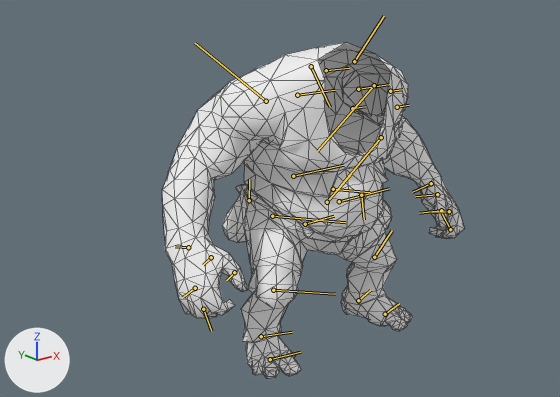
What one commit did to the glTF model assets/heroes/alchemist/models/hero.glb.
Camera for both pictures: a 50 mm lens placed at (-6.71, -7.79, 5.12), pointed at (-1.01, -0.67, 2.27). Lighting does not change. The marker at lower left points along +X, +Y and +Z. The first picture is the older version. The bones that change, and the others that lie on the model, are drawn over the model as lines. Mesh edges are drawn as thin lines.

Names of what the first picture shows: 'alchemist.001'.
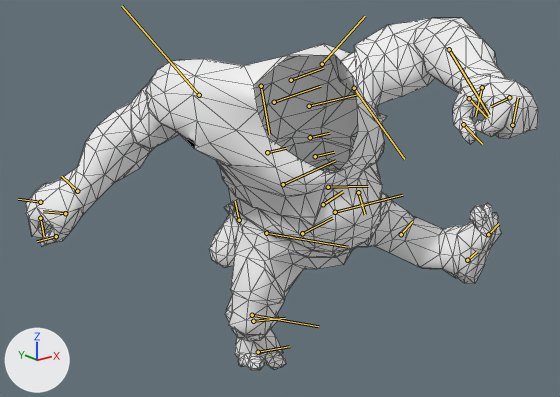
The newer file adds an action. The first version stands in its rest pose; the second is drawn at frame 36 of the action 'taunt_happy_bounce_loadout'.

What differs and where, as boxes [x1, y1, x2, y2] in the pictures (560 x 397 px):
'alchemist.001', posed (69% wider)
    before: [162, 42, 465, 378]
    after: [26, 18, 538, 370]
bone 'root', root to tip
    before: (305, 224) to (334, 216)
    after: (302, 233) to (332, 218)
bone 'ogre_bag_R_side8_0', root to tip
    before: (249, 200) to (249, 179)
    after: (239, 220) to (235, 201)
bone 'spine2', root to tip
    before: (297, 95) to (335, 90)
    after: (274, 102) to (320, 86)
bone 'spine3', root to tip
    before: (326, 70) to (349, 68)
    after: (291, 80) to (323, 68)
bone 'clavicle_R', root to tip
    before: (311, 66) to (330, 107)
    after: (261, 86) to (269, 134)
bone 'bicep_R', root to tip
    before: (266, 101) to (195, 43)
    after: (199, 95) to (122, 6)
bone 'wrist_R', root to tip
    before: (188, 247) to (175, 246)
    after: (77, 191) to (61, 176)
bone 'Index_0_R', root to tip
    before: (195, 288) to (182, 297)
    after: (40, 202) to (18, 199)
bone 'Index_1_R', root to tip
    before: (203, 309) to (211, 331)
    after: (40, 218) to (44, 236)
bone 'Thumb_0_R', root to tip
    before: (211, 257) to (203, 265)
    after: (65, 213) to (43, 211)
bone 'Thumb_1_R', root to tip
    before: (234, 272) to (226, 280)
    after: (56, 236) to (37, 241)
bone 'clavicle_L', root to tip
    before: (354, 61) to (384, 16)
    after: (322, 64) to (365, 16)
bone 'bicep_L', root to tip
    before: (374, 85) to (317, 151)
    after: (354, 88) to (404, 159)
bone 'elbow_L', root to tip
    before: (381, 137) to (339, 187)
    after: (449, 49) to (489, 115)
bone 'wrist_L', root to tip
    before: (431, 183) to (412, 192)
    after: (482, 87) to (475, 116)
bone 'Thumb_0_L', root to tip
    before: (437, 194) to (415, 196)
    after: (469, 98) to (487, 118)
bone 'Index_0_L', root to tip
    before: (449, 211) to (432, 212)
    after: (509, 97) to (491, 106)
bone 'Index_1_L', root to tip
    before: (450, 229) to (442, 213)
    after: (512, 125) to (518, 97)
bone 'stomach9_0', root to tip
    before: (339, 201) to (389, 188)
    after: (335, 212) to (402, 195)
bone 'thigh_L', root to tip
    before: (327, 202) to (351, 173)
    after: (323, 204) to (343, 191)
bone 'knee_L', root to tip
    before: (374, 257) to (392, 230)
    after: (401, 234) to (412, 221)
bone 'ankle_L', root to tip
    before: (358, 300) to (370, 290)
    after: (467, 260) to (477, 251)
bone 'toeBase_L', root to tip
    before: (385, 314) to (399, 303)
    after: (488, 234) to (499, 223)
bone 'thigh_R', root to tip
    before: (272, 216) to (345, 222)
    after: (266, 233) to (348, 247)
bone 'knee_R', root to tip
    before: (273, 290) to (335, 294)
    after: (252, 315) to (318, 326)
bone 'ankle_R', root to tip
    before: (261, 336) to (292, 332)
    after: (253, 321) to (285, 318)
bone 'toeBase_R', root to tip
    before: (270, 359) to (300, 352)
    after: (258, 352) to (289, 346)

The change in detail:
Bone 'root' (bone_root) moves from (0.0, 0.0, 0.0) to (0.52, -0.48, 0.11).
Bone 'root' (bone_root) turns from (0, 0, 0) to (10, 0, 2) degrees about its own x, y and z.
Bone 'ogre_bag_R_side8_0' (bone_ogre_bag_r_side8_0) turns from (0, 0, 0) to (13, 11, 0) degrees about its own x, y and z.
Bone 'spine2' (bone_spine2) moves from (0.0, 0.0, 0.0) to (-0.01, -0.02, -0.01).
Bone 'spine2' (bone_spine2) turns from (0, 0, 0) to (-4, -1, -11) degrees about its own x, y and z.
Bone 'spine3' (bone_spine3) turns from (0, 0, 0) to (9, 0, -12) degrees about its own x, y and z.
Bone 'clavicle_R' (bone_clavicle_r) turns from (0, 0, 0) to (3, 8, 41) degrees about its own x, y and z.
Bone 'bicep_R' (bone_bicep_r) turns from (0, 0, 0) to (-15, -14, 21) degrees about its own x, y and z.
Bone 'wrist_R' (bone_wrist_r) turns from (0, 0, 0) to (21, -38, -34) degrees about its own x, y and z.
Bone 'Index_0_R' (bone_index_0_r) turns from (0, 0, 0) to (1, 1, 31) degrees about its own x, y and z.
Bone 'Index_1_R' (bone_index_1_r) turns from (0, 0, 0) to (1, 1, 31) degrees about its own x, y and z.
Bone 'Thumb_0_R' (bone_thumb_0_r) turns from (0, 0, 0) to (15, -9, 9) degrees about its own x, y and z.
Bone 'Thumb_1_R' (bone_thumb_1_r) turns from (0, 0, 0) to (16, -13, -6) degrees about its own x, y and z.
Bone 'clavicle_L' (bone_clavicle_l) turns from (0, 0, 0) to (6, 9, -19) degrees about its own x, y and z.
Bone 'bicep_L' (bone_bicep_l) turns from (0, 0, 0) to (-36, 31, -114) degrees about its own x, y and z.
Bone 'elbow_L' (bone_elbow_l) turns from (0, 0, 0) to (0, 7, 0) degrees about its own x, y and z.
Bone 'wrist_L' (bone_wrist_l) turns from (0, 0, 0) to (-53, -14, -19) degrees about its own x, y and z.
Bone 'Thumb_0_L' (bone_thumb_0_l) turns from (0, 0, 0) to (45, -7, 14) degrees about its own x, y and z.
Bone 'Index_0_L' (bone_index_0_l) turns from (0, 0, 0) to (0, 0, 30) degrees about its own x, y and z.
Bone 'Index_1_L' (bone_index_1_l) turns from (0, 0, 0) to (0, 0, 30) degrees about its own x, y and z.
Bone 'stomach9_0' (bone_stomach9_0) turns from (0, 0, 0) to (0, 32, 18) degrees about its own x, y and z.
Bone 'thigh_L' (bone_thigh_l) turns from (0, 0, 0) to (-22, -29, -5) degrees about its own x, y and z.
Bone 'knee_L' (bone_knee_l) moves from (0.0, 0.0, 0.0) to (0.03, 0.0, 0.05).
Bone 'knee_L' (bone_knee_l) turns from (0, 0, 0) to (0, -60, 0) degrees about its own x, y and z.
Bone 'ankle_L' (bone_ankle_l) moves from (0.0, 0.0, 0.0) to (0.0, 0.01, -0.05).
Bone 'ankle_L' (bone_ankle_l) turns from (0, 0, 0) to (-3, 20, 3) degrees about its own x, y and z.
Bone 'toeBase_L' (bone_toebase_l) turns from (0, 0, 0) to (0, -37, 0) degrees about its own x, y and z.
Bone 'thigh_R' (bone_thigh_r) turns from (0, 0, 0) to (-10, 19, 15) degrees about its own x, y and z.
Bone 'knee_R' (bone_knee_r) turns from (0, 0, 0) to (0, 19, 0) degrees about its own x, y and z.
Bone 'ankle_R' (bone_ankle_r) turns from (0, 0, 0) to (15, -12, -12) degrees about its own x, y and z.
Bone 'toeBase_R' (bone_toebase_r) turns from (0, 0, 0) to (-4, -26, 1) degrees about its own x, y and z.
